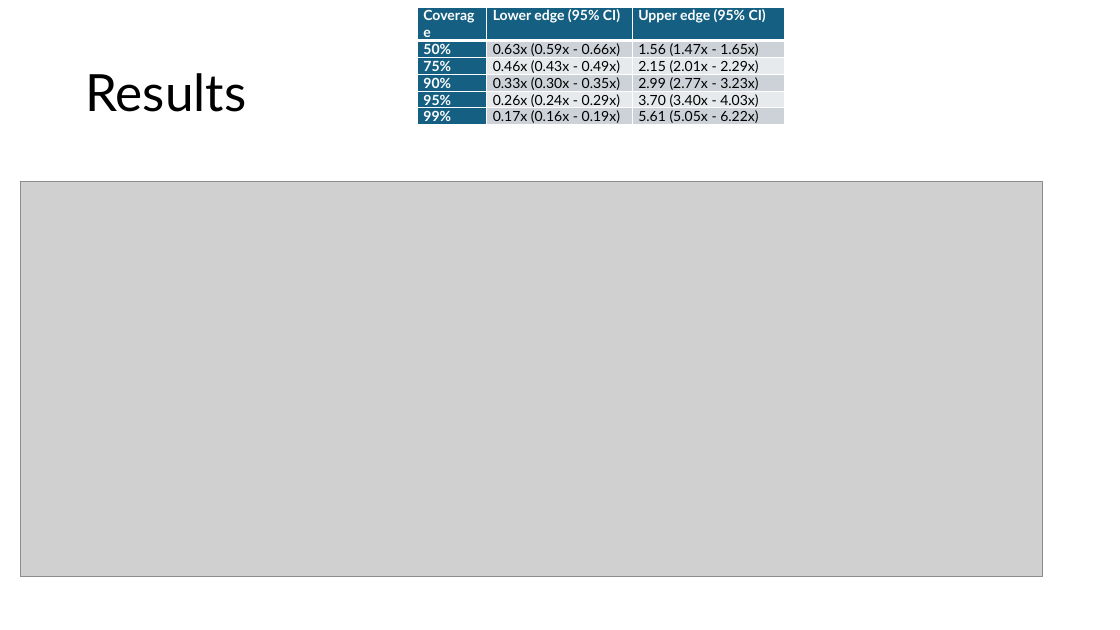
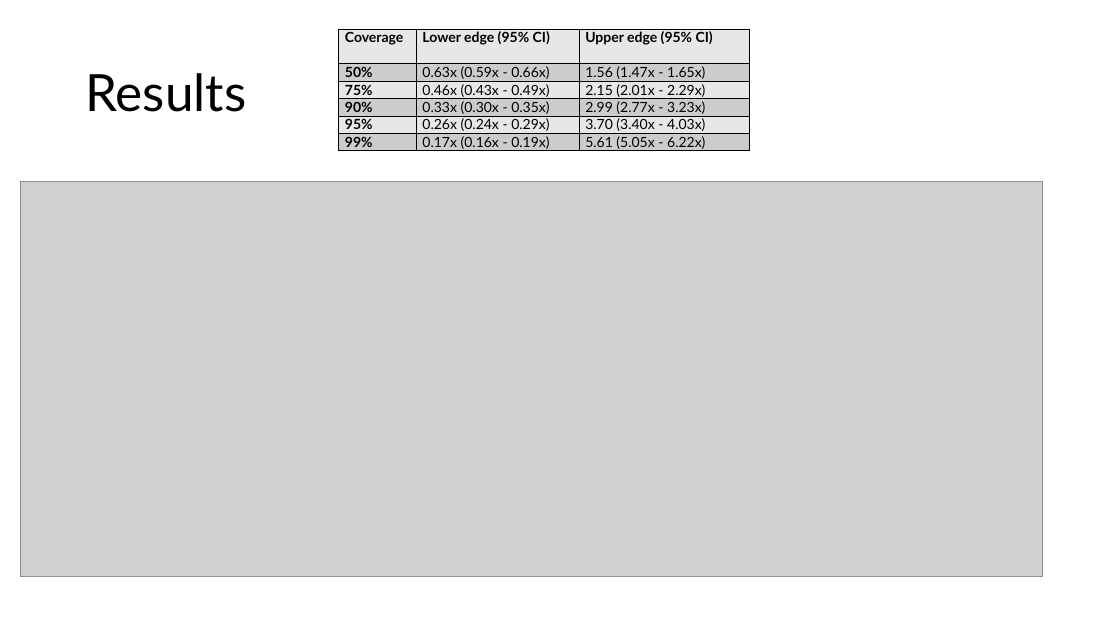
Before and after one commit to reblocke/llm_estimate_lrs, a slide deck: slide 10 of 2025-9-22 locke m2int lab LLM LRs.pptx (slide 12 before the commit). Drawn at 1120x630 pixels with LibreOffice and Linux fonts; fonts in the diff are those of the drawing; grey boxes stand for pictures. Boxes give left, top, right and bottom in pixels: in the first picture for what was removed or moved away, otherwise in the second. Text is boxed around its words. In the diff, an @@ line names an element or a change of style, - is before the commit and + after.

```diff
--- a/2025-9-22 locke m2int lab LLM LRs.pptx
+++ b/2025-9-22 locke m2int lab LLM LRs.pptx
@@ table at [339,29,749,155] @@
@@ fill #156082 to #E7E7E7 in 5 cells @@
@@ fill #156082 to #CCCCCC in 3 cells @@
@@ fill #CCD2D8 to #CCCCCC in 6 cells @@
@@ fill #E8EAED to #E7E7E7 in 4 cells @@
@@ text colour #FFFFFF to #000000 in "Coverage", "Lower edge (95% CI)", "Upper edge (95% CI)", "50%" and 4 more places @@
@@ borders changed @@
@@ table: place and size @@
-table at [418,7,785,129]
+table at [339,29,749,155]
```
Also in this commit, not shown: 9 other slides changed, 3 slides added, 5 slides removed, 1 other file.
